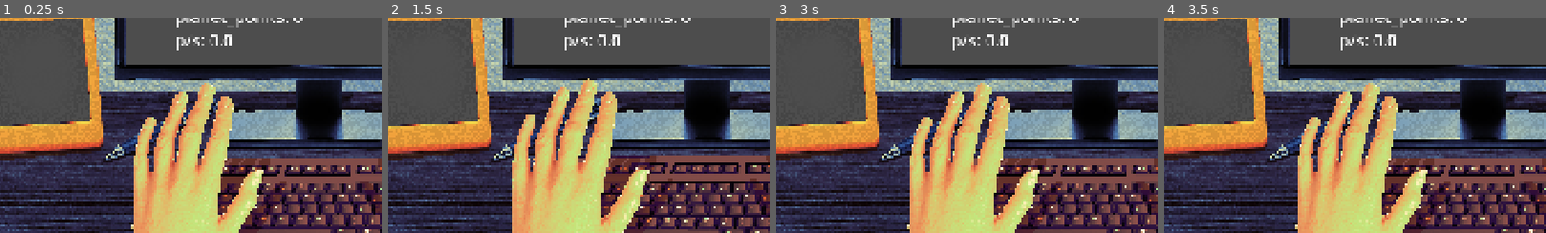
Above: before the commit, frames 1-4 (left to right).
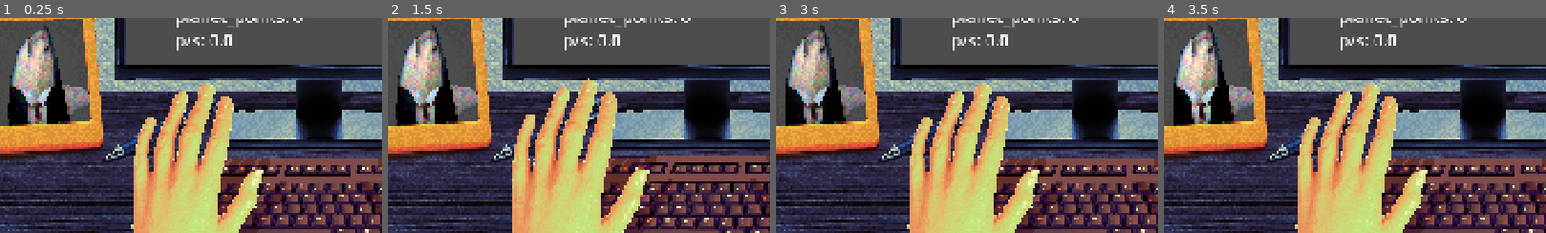
Above: after the commit, the same moments.

Repository: Clansayo/FlamanteGameJam
Game: Godot game, scene res://scenes/Main/MainScene.tscn
Two runs of this game, one before a commit and one after it. Both use one fixed random seed, a clock stepped at 60 frames per second and the inputs below. This scene is started directly instead of the project's main scene.
Inputs (mouse positions are % of the whole screen's width and height, from its top left):
- Up to frame 1 (0.25 s): no input
- Up to frame 2 (1.5 s): click (51, 86) at 0.5 s; move the mouse to (72, 45) at 1.27 s; press the mouse at (72, 45) at 1.28 s; hold D (move_right) from 1.28 s (still down)
- Up to frame 3 (3 s): move the mouse to (30, 55) at 2.02 s; release D (move_right) at 2.03 s; release the mouse at (30, 55) at 2.03 s; hold S (move_down) 2.03-2.78 s; click (30, 55) at 2.1 s; move the mouse to (60, 28) at 2.77 s; press the mouse at (60, 28) at 2.78 s; hold D (move_right) from 2.78 s (still down)
- Up to frame 4 (3.5 s): keep holding D (move_right)
The pictures show only the part of the screen within x 8-58%, y 47-97%; the shares and areas given below are measured in that part.

The runs differ from the first frame. In frame 1, 5.8% of the frame differs, in the area x 2-24%, y 3-51%; in frame 2, 5.8%; in frame 3, 5.8%; in frame 4, 5.8%.

Commit message:
la verdad es que no se que he cambiao, yago ven a por mi

Diff:
--- a/scenes/Click/tween.tscn
+++ b/scenes/Click/tween.tscn
@@ -15,7 +15,7 @@
 sprite_frames = ExtResource("1_d6vjc")
 animation = &"Idle"
 autoplay = "Idle"
-frame_progress = 0.025974767
+frame_progress = 0.82787913
 
 [node name="Fondo" type="Sprite2D" parent="." unique_id=633380548]
 position = Vector2(960, 540)
--- a/scenes/Main/MainScene.tscn
+++ b/scenes/Main/MainScene.tscn
@@ -3,6 +3,7 @@
 [ext_resource type="Script" uid="uid://c00hfrflt640b" path="res://scenes/Main/MainManager.gd" id="1_j720q"]
 [ext_resource type="Texture2D" uid="uid://bmln2pnic7and" path="res://resources/sprites/fondo.png" id="1_l353u"]
 [ext_resource type="Texture2D" uid="uid://cty3nypxjcoac" path="res://resources/sprites/Teclado.png" id="2_5hlhw"]
+[ext_resource type="SpriteFrames" uid="uid://di878oetghqop" path="res://resources/Animations/Ferran.tres" id="2_nfu33"]
 [ext_resource type="Texture2D" uid="uid://idla2vgrtxb7" path="res://resources/sprites/Teclado_pulsado.png" id="3_j720q"]
 [ext_resource type="Script" uid="uid://caqbx6ccamkbq" path="res://scenes/Click/click.gd" id="4_8w4u8"]
 [ext_resource type="PackedScene" uid="uid://bnsmdxltc12a5" path="res://scenes/CurrencyManager/currency_manager.tscn" id="6_8w4u8"]
@@ -11,6 +12,15 @@
 script = ExtResource("1_j720q")
 
 [node name="UI" type="CanvasLayer" parent="." unique_id=273827565]
+
+[node name="FerranSprite" type="AnimatedSprite2D" parent="UI" unique_id=501432011]
+position = Vector2(247, 638.88)
+rotation = -0.054105207
+scale = Vector2(0.242, 0.242)
+sprite_frames = ExtResource("2_nfu33")
+animation = &"Idle"
+autoplay = "Idle"
+frame_progress = 0.7510335
 
 [node name="Fondo" type="Sprite2D" parent="UI" unique_id=711365100]
 position = Vector2(960, 540)
